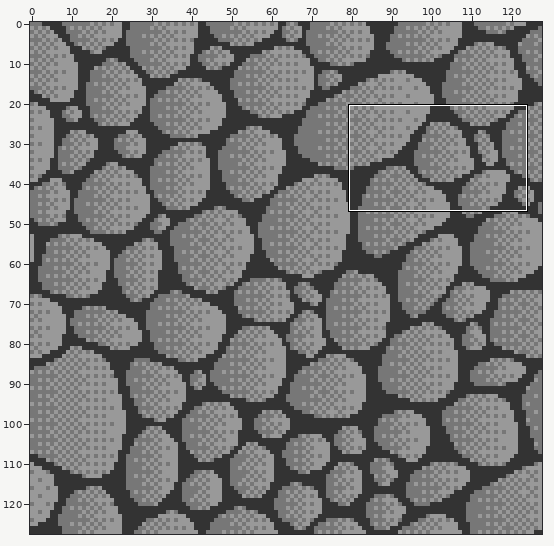
Pixel-art file: images/source/cave.ase. The picture above shows the old version from afar; the outline marks the close-up.
Close-up. Before the commit:
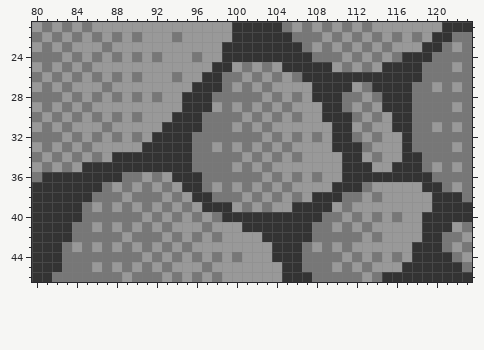
128x128 pixels, 1 frame. Shown: x 80..123, y 21..46. The commit also changed other parts of the picture, which this record leaves out.
After:
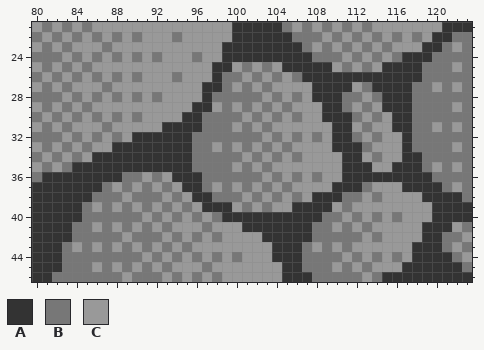
Palette (. is transparent): A #333333  B #777777  C #999999
Edits made:
@@ x 80..123 @@
 25 CBCBCBCCCCCCCCCCCCAACBCBCAAAAACBCBCAAAABBBCB
-26 BCBCBCBCBCBCCCBCCAABBCBCBCBAAAAAAAAAAAABBBBB
-27 CBCBCCCBCCCCCCCCAAABCBCBCCCCAAAACBAAAABBCBCB
-28 BBBCBCBCBCBCBCCAAABBBBBCBCBCAAABBCBAAABBBBBB
-29 CBCBCBCCCCCCCCCAAACBCBCBCBCCCAABCBCAAABBBBCB
-30 BCBCBCBCBCBCCCAAABBBBCBCBCBCCAAABCBCAABBBBBB
+26 BCBCBCBCBCBCCCBCCCABBCBCBCBAAAAAAAAAAAABBBBB
+27 CBCBCCCBCCCCCCCCCAABCBCBCCCCAAAACBAAAABBCBCB
+28 BBBCBCBCBCBCBCCCCABBBBBCBCBCAAABBCBAAABBBBBB
+29 CBCBCBCCCCCCCCCCAACBCBCBCBCCCAABCBCAAABBBBCB
+30 BCBCBCBCBCBCCCCAABBBBCBCBCBCCAAABCBCAABBBBBB
 31 CBCBCCCBCCCCCAAAABBBCBCBCCCCCCAACBCCAABBCBCB
-32 BBBCBCBCBCBCAAAABBBBBBBCBCBCBCAABCBCCABBBBBB
-33 CBCBCBCCCCCAAAAABBCBCBCBCBCCCCAAABCCCABBBBCB
-34 BCBCBCBCAAAAAAAABBBBBCBCBCBCCCCAACBCCAABBBBB
-35 CBCBCAAAAAAAAAAABBBBCBCBCCCCCCCAAACCAAABCBCB
+32 BBBCBCBCBCAAAAAABBBBBBBCBCBCBCAABCBCCABBBBBB
+33 CBCBCBCCAAAAAAAABBCBCBCBCBCCCCAAABCCCABBBBCB
+34 BCBCBCAAAAAAAAAABBBBBCBCBCBCCCCAACBCCAABBBBB
+35 CBCBAAAAAAAAAAAABBBBCBCBCCCCCCCAAACCAAABCBCB
 36 BAAAAAAAABBCBCAAABBBBBBCBCBCBCCAAAAAAAAABBBB
-37 AAAAAAABCBCBCBCAABCBCBCBCBCCCCAAABCCCCCAABCB
-38 AAAAAABBBCBBBCBCAABBBCBCBCBCAAABBCBCCCCCAAAB
+37 AAAAAAABCBCBCBCAABCBCBCBCBCCCCAAABCCCAAAABCB
+38 AAAAAABBBCBBBCBCAABBBCBCBCBCAAABBCBCCCCAAAAB
 39 AAAAABCBCBCBCBCBCAAACBCBCCAAAACBCCCCCCCCAAAA
-40 AAAAABBBBBBCBCBCBCBAAAAAAAAAABBCBCBCBCCAAAAA
+40 AAAAABBBBBBCBCBCBCBAAAAAAAAAABBCBCBCBCCCAAAA
 41 AAAABBCBCBCBCBCCCBCCCAAAAAAABBCBCBCCCCCAAACB
